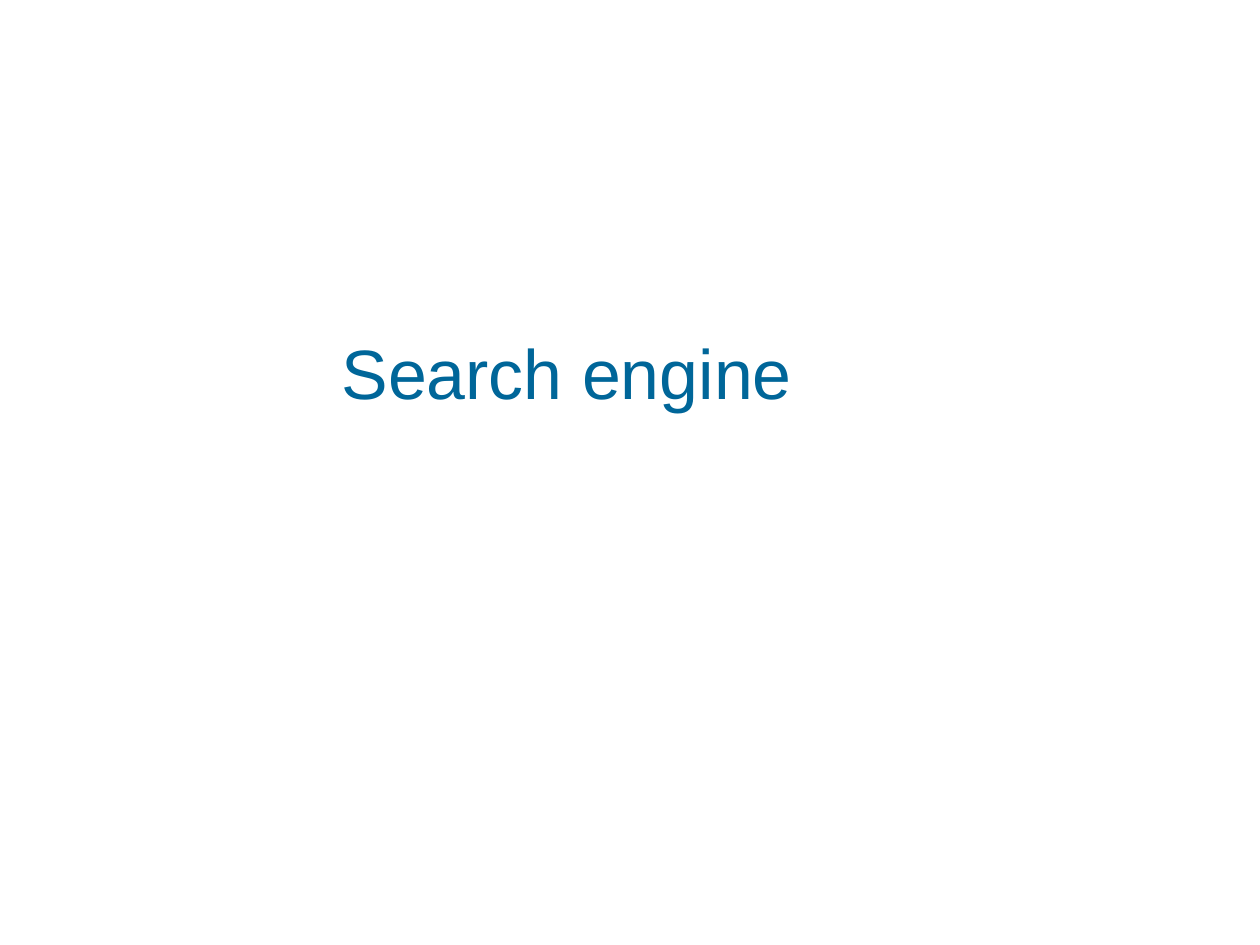
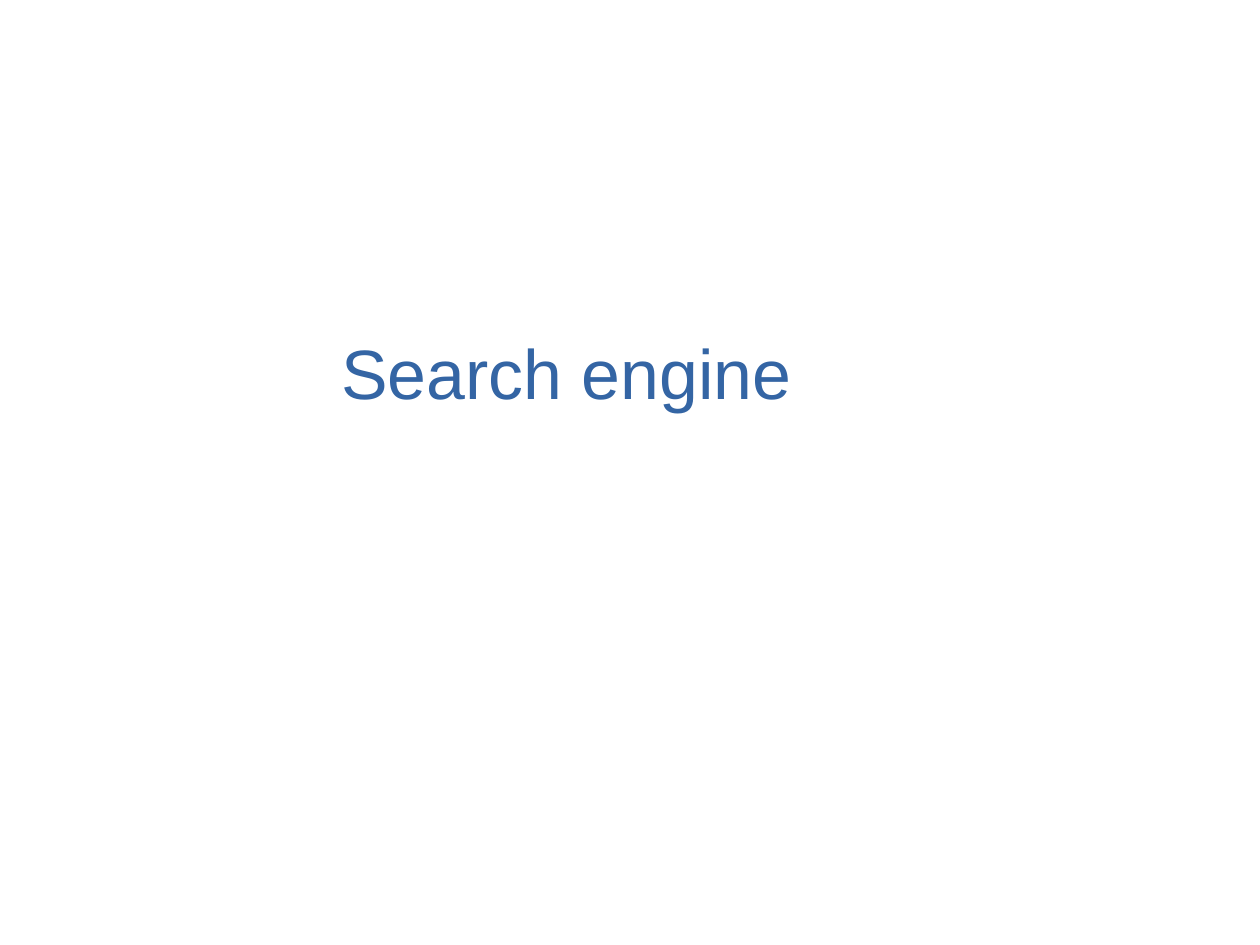
Before and after one commit to FTN-E2-materials/SearchEngine, a slide deck: slide 1 of ProjekatPrezentacija.pptx. Drawn at 1260x945 pixels with LibreOffice and Linux fonts; fonts in the diff are those of the drawing; background and template pictures are left out. Boxes give left, top, right and bottom in pixels: in the first picture for what was removed or moved away, otherwise in the second. Text is boxed around its words. In the diff, an @@ line names an element or a change of style, - is before the commit and + after.

```diff
--- a/ProjekatPrezentacija.pptx
+++ b/ProjekatPrezentacija.pptx
@@ text "Search engine" at [341,348,792,412]: text colour #006699 to #3465A4 @@
```
Also in this commit, not shown: 19 other slides changed, 3 slides added.
